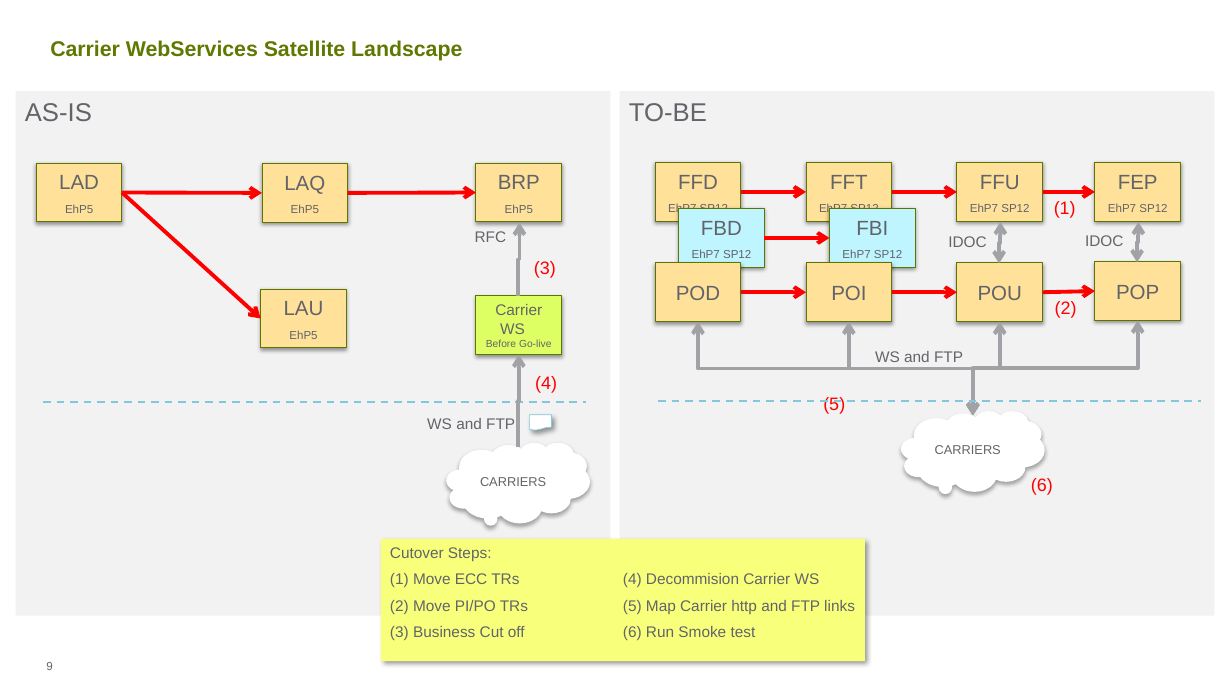
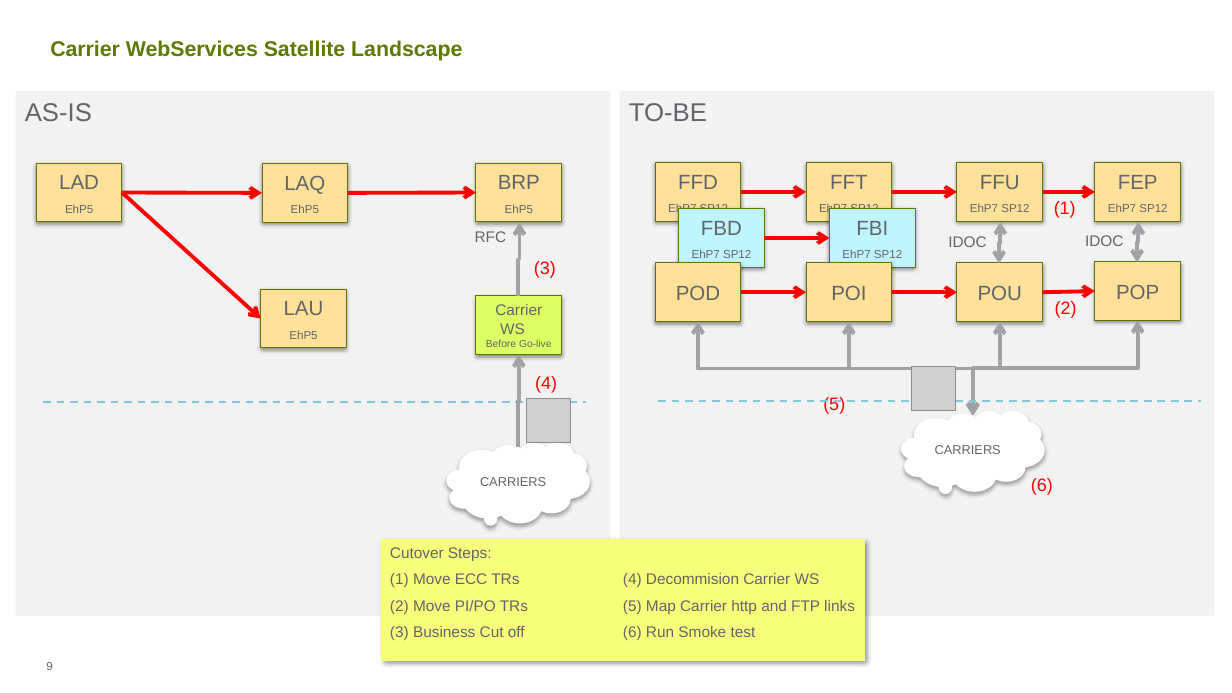
Before and after one commit to ldaher/syngenta-appmap, a slide deck: slide 9 of Satellite Status Report 20161107 vGC.PPTX. Drawn at 1232x693 pixels with LibreOffice and Linux fonts; fonts in the diff are those of the drawing; grey boxes stand for pictures; background and template pictures are left out. Boxes give left, top, right and bottom in pixels: in the first picture for what was removed or moved away, otherwise in the second. Text is boxed around its words. In the diff, an @@ line names an element or a change of style, - is before the commit and + after.

```diff
--- a/Satellite Status Report 20161107 vGC.PPTX
+++ b/Satellite Status Report 20161107 vGC.PPTX
@@ text removed at (x1=875, y1=351, x2=963, y2=362) @@
-WS and FTP
@@ picture added at (x1=912, y1=367, x2=957, y2=411) @@
@@ text removed at (x1=427, y1=418, x2=515, y2=429) @@
-WS and FTP
@@ picture added at (x1=527, y1=398, x2=571, y2=443) @@
@@ flow chart document removed at (x1=530, y1=415, x2=552, y2=431) @@
```
Also in this commit, not shown: 3 other slides changed, 2 slides removed, 1 other file.
